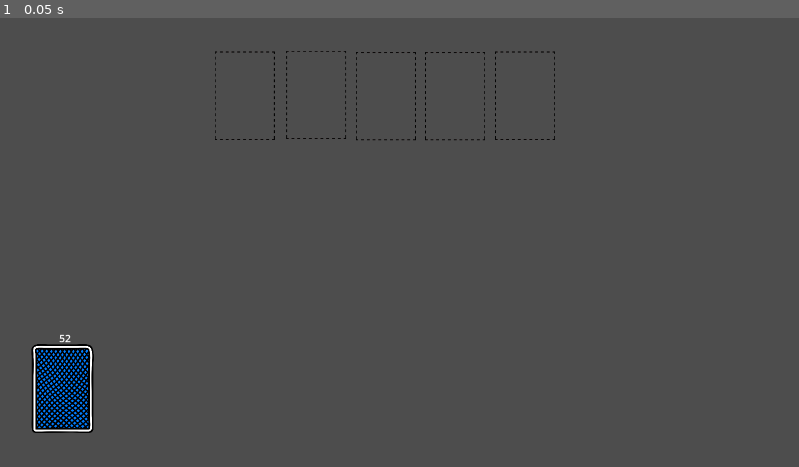
Above: before the commit, frame 1.
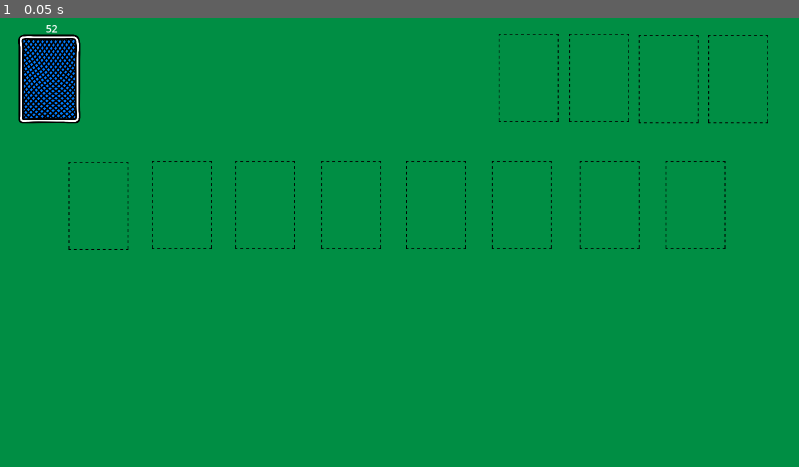
Above: after the commit, the same moment.

Repository: Baqader01/CardGame
Game: Godot game, scene res://Scenes/Main.tscn
Same seed, same stepped clock (60 frames per second), same inputs: the game is played once before the commit and once after it.
Inputs:
- Up to frame 1 (0.05 s): no input

The runs differ from the first frame. In frame 1, 100% of the frame differs, in the area x 0-100%, y 0-100%.

Commit message:
Fixed players hands
can draw up to 8 cards

Update Main.tscn

Fixed slots

Added piles

Diff:
--- a/Scenes/Deck.gd
+++ /dev/null
@@ -1,43 +0,0 @@
-extends Node2D
-
-const CARD_SCENE_PATH = "res://Scenes/Card.tscn"
-const CARD_DRAW_SPEED = 0.2
-
-var player_deck = [
-	#{ "rank": "Ace", "suit": "Hearts" },
-	#{ "rank": "Queen", "suit": "Diamonds" },
-	#{ "rank": "King", "suit": "Spades" }
-]
-
-var card_database_reference
-
-func _ready() -> void:
-	card_database_reference = preload("res://Scripts/CardDatabase.gd")
-
-	# Access the constants via the card_database instance
-	for suit in card_database_reference.SUIT:
-		for rank in card_database_reference.RANK:
-			player_deck.append({"rank": rank, "suit": suit})
-
-	$RichTextLabel.text = str(player_deck.size())
-
-func draw_card():
-	var card_drawn = player_deck[0]
-	var rank = card_drawn["rank"].to_lower()  # e.g. "ace"
-	var suit = card_drawn["suit"].to_lower()  # e.g. "hearts"
-	var card_image = "res://assets/Cards/%s_of_%s.png" % [rank, suit]
-
-	player_deck.erase(card_drawn)
-
-	if player_deck.size() == 0:
-		$Area2D/CollisionShape2D.disabled = true
-		$Sprite2D.visible = false
-		$RichTextLabel.visible =  false
-
-	$RichTextLabel.text = str(player_deck.size())
-	var card_scene = preload(CARD_SCENE_PATH)
-	var new_card = card_scene.instantiate()
-	new_card.get_node("CardImage").texture = load(card_image)
-	$"../CardManager". add_child(new_card)
-	new_card.name = "Card"
-	$"../PlayerHand".add_card_to_hand(new_card, CARD_DRAW_SPEED)
--- a/Scenes/Deck.tscn
+++ b/Scenes/Deck.tscn
@@ -28,5 +28,5 @@
 offset_right = 32.0
 offset_bottom = -97.0
 theme_override_font_sizes/normal_font_size = 25
-text = "2
+text = "
 "
--- a/Scenes/Main.tscn
+++ b/Scenes/Main.tscn
@@ -5,10 +5,17 @@
 [ext_resource type="Script" uid="uid://didubeynwlvdy" path="res://Scripts/PlayerHand.gd" id="4_pbw6q"]
 [ext_resource type="Script" uid="uid://ctyti60qgdh53" path="res://Scripts/Cardslot.gd" id="4_rgh2o"]
 [ext_resource type="PackedScene" uid="uid://cwlb2vkb2y6pu" path="res://Scenes/Deck.tscn" id="5_v1gob"]
-[ext_resource type="Script" uid="uid://c1ky71tcqhon8" path="res://Scenes/Deck.gd" id="6_jw32o"]
+[ext_resource type="Script" uid="uid://c1ky71tcqhon8" path="res://Scripts/Deck.gd" id="6_jw32o"]
 [ext_resource type="Script" uid="uid://ns6cnfxbcgwn" path="res://Scripts/input_manager.gd" id="7_jw32o"]
 
 [node name="Main_tscn" type="Node2D"]
+
+[node name="ColorRect" type="ColorRect" parent="."]
+z_index = -2
+offset_right = 1923.0
+offset_bottom = 1084.0
+mouse_filter = 2
+color = Color(0, 0.556863, 0.266667, 1)
 
 [node name="CardManager" type="Node2D" parent="."]
 script = ExtResource("1_idj7w")
@@ -16,41 +23,78 @@
 [node name="PlayerHand" type="Node2D" parent="."]
 script = ExtResource("4_pbw6q")
 
-[node name="SlotManager" type="Node" parent="."]
+[node name="Foundation" type="Node" parent="."]
 
-[node name="Cardslot" parent="SlotManager" instance=ExtResource("3_kln2b")]
+[node name="Cardslot" parent="Foundation" instance=ExtResource("3_kln2b")]
 light_mask = 3
 visibility_layer = 3
-position = Vector2(1094, 188)
+position = Vector2(1774, 147)
 script = ExtResource("4_rgh2o")
 
-[node name="Cardslot2" parent="SlotManager" instance=ExtResource("3_kln2b")]
+[node name="Cardslot2" parent="Foundation" instance=ExtResource("3_kln2b")]
 light_mask = 3
 visibility_layer = 3
-position = Vector2(927, 188)
+position = Vector2(1607, 147)
 script = ExtResource("4_rgh2o")
 
-[node name="Cardslot3" parent="SlotManager" instance=ExtResource("3_kln2b")]
+[node name="Cardslot3" parent="Foundation" instance=ExtResource("3_kln2b")]
 light_mask = 3
 visibility_layer = 3
-position = Vector2(760, 185)
+position = Vector2(1440, 144)
 script = ExtResource("4_rgh2o")
 
-[node name="Cardslot4" parent="SlotManager" instance=ExtResource("3_kln2b")]
+[node name="Cardslot4" parent="Foundation" instance=ExtResource("3_kln2b")]
 light_mask = 3
 visibility_layer = 3
-position = Vector2(588, 187)
+position = Vector2(1270, 144)
 script = ExtResource("4_rgh2o")
-
-[node name="Cardslot5" parent="SlotManager" instance=ExtResource("3_kln2b")]
-light_mask = 3
-visibility_layer = 3
-position = Vector2(1262, 187)
-script = ExtResource("4_rgh2o")
-
-[node name="Deck" parent="." instance=ExtResource("5_v1gob")]
-position = Vector2(150, 890)
-script = ExtResource("6_jw32o")
 
 [node name="InputManager" type="Node2D" parent="."]
 script = ExtResource("7_jw32o")
+
+[node name="Tableau" type="Node" parent="."]
+
+[node name="Cardslot5" parent="Tableau" instance=ExtResource("3_kln2b")]
+position = Vector2(237, 452)
+script = ExtResource("4_rgh2o")
+slot_type = 1
+
+[node name="Cardslot6" parent="Tableau" instance=ExtResource("3_kln2b")]
+position = Vector2(437, 450)
+script = ExtResource("4_rgh2o")
+slot_type = 1
+
+[node name="Cardslot7" parent="Tableau" instance=ExtResource("3_kln2b")]
+position = Vector2(637, 450)
+script = ExtResource("4_rgh2o")
+slot_type = 1
+
+[node name="Cardslot8" parent="Tableau" instance=ExtResource("3_kln2b")]
+position = Vector2(844, 450)
+script = ExtResource("4_rgh2o")
+slot_type = 1
+
+[node name="Cardslot9" parent="Tableau" instance=ExtResource("3_kln2b")]
+position = Vector2(1048, 450)
+script = ExtResource("4_rgh2o")
+slot_type = 1
+
+[node name="Cardslot10" parent="Tableau" instance=ExtResource("3_kln2b")]
+position = Vector2(1254, 450)
+script = ExtResource("4_rgh2o")
+slot_type = 1
+
+[node name="Cardslot11" parent="Tableau" instance=ExtResource("3_kln2b")]
+position = Vector2(1465, 450)
+script = ExtResource("4_rgh2o")
+slot_type = 1
+
+[node name="Cardslot12" parent="Tableau" instance=ExtResource("3_kln2b")]
+position = Vector2(1671, 450)
+script = ExtResource("4_rgh2o")
+slot_type = 1
+
+[node name="Deck" parent="." instance=ExtResource("5_v1gob")]
+z_index = 1
+position = Vector2(118, 145)
+script = ExtResource("6_jw32o")
--- a/Scripts/Card.gd
+++ b/Scripts/Card.gd
@@ -9,7 +9,6 @@
 func _on_area_2d_mouse_entered() -> void:
 	emit_signal("hovered", self)
 
-
 func _on_area_2d_mouse_exited() -> void:
 	emit_signal("hovered_off", self)
 
--- a/Scripts/CardManager.gd
+++ b/Scripts/CardManager.gd
@@ -33,11 +33,18 @@
 	card_being_dragged.scale = Vector2(0.55, 0.55)
 	var card_slot_found = check_for_card_slot()
 	if card_slot_found and not card_slot_found.card_in_slot:
-			player_hand_reference.remove_card_from_hand(card_being_dragged)
-			#card dropped in empty card slot
-			card_being_dragged.position = card_slot_found.position
-			card_being_dragged.get_node("Area2D/CollisionShape2D").disabled = true
-			card_slot_found.card_in_slot = true
+		if card_slot_found.slot_type == card_slot_found.SlotType.FOUNDATION:
+			# handle foundation drop logic
+			print("Dropped in foundation!")
+		elif card_slot_found.slot_type == card_slot_found.SlotType.TABLEAU:
+			# handle tableau drop logic
+			print("Dropped in tableau!")
+
+		player_hand_reference.remove_card_from_hand(card_being_dragged)
+		#card dropped in empty card slot
+		card_being_dragged.position = card_slot_found.position
+		card_being_dragged.get_node("Area2D/CollisionShape2D").disabled = true
+		card_slot_found.card_in_slot = true
 	else:
 		player_hand_reference.add_card_to_hand(card_being_dragged, DEFAULT_MOVE_SPEED)
 
--- a/Scripts/Cardslot.gd
+++ b/Scripts/Cardslot.gd
@@ -1,3 +1,6 @@
 extends Node2D
 
+enum SlotType { FOUNDATION, TABLEAU }
+
+@export var slot_type := SlotType.FOUNDATION
 var card_in_slot = false
--- /dev/null
+++ b/Scripts/Deck.gd
@@ -0,0 +1,49 @@
+extends Node2D
+
+const CARD_SCENE_PATH = "res://Scenes/Card.tscn"
+const CARD_DRAW_SPEED = 0.2
+const MAX_CARD_COUNT = 3
+
+var card_count = 0
+
+var player_deck = []
+
+var card_database_reference
+
+func _ready() -> void:
+	card_database_reference = preload("res://Scripts/CardDatabase.gd")
+
+	# Access the constants via the card_database instance
+	for suit in card_database_reference.SUIT:
+		for rank in card_database_reference.RANK:
+			player_deck.append({"rank": rank, "suit": suit})
+
+	$RichTextLabel.text = str(player_deck.size())
+
+	$"../PlayerHand".connect("card_count_changed", on_card_count_changed)
+
+func on_card_count_changed(new_count):
+	card_count = new_count
+
+func draw_card():
+	card_count += 1
+	if card_count <= MAX_CARD_COUNT:
+		var card_drawn = player_deck[0]
+		var rank = card_drawn["rank"].to_lower()  # e.g. "ace"
+		var suit = card_drawn["suit"].to_lower()  # e.g. "hearts"
+		var card_image = "res://assets/Cards/%s_of_%s.png" % [rank, suit]
+
+		player_deck.erase(card_drawn)
+
+		if player_deck.size() == 0:
+			$Area2D/CollisionShape2D.disabled = true
+			$Sprite2D.visible = false
+			$RichTextLabel.visible =  false
+
+		$RichTextLabel.text = str(player_deck.size())
+		var card_scene = preload(CARD_SCENE_PATH)
+		var new_card = card_scene.instantiate()
+		new_card.get_node("CardImage").texture = load(card_image)
+		$"../CardManager". add_child(new_card)
+		new_card.name = "Card"
+		$"../PlayerHand".add_card_to_hand(new_card, CARD_DRAW_SPEED)
--- a/Scripts/PlayerHand.gd
+++ b/Scripts/PlayerHand.gd
@@ -1,20 +1,19 @@
 extends Node2D
 
 const CARD_WIDTH = 150
-const  HAND_Y_POSITION = 890
+const  HAND_Y_POSITION = 145
+const  HAND_X_POSITION = 300
 const DEFAULT_MOVE_SPEED = 0.1
 
 var player_hand = []
-var center_screen_x
 
-# Called when the node enters the scene tree for the first time.
-func _ready() -> void:
-	center_screen_x = get_viewport().size.x/2
-
+signal card_count_changed(new_count)
 
 func add_card_to_hand(card, speed):
 	if card not in player_hand:
-		player_hand.insert(0, card)
+		#add card to end of hand
+		player_hand.append(card)
+		emit_signal("card_count_changed", player_hand.size())
 		update_hand_positions(speed)
 	else:
 		animate_card_to_position(card, card.hand_position, DEFAULT_MOVE_SPEED)
@@ -28,9 +27,7 @@
 		animate_card_to_position(card, new_position, speed)
 
 func calculate_card_position(index):
-	var total_width = (player_hand.size() -1) * CARD_WIDTH
-	var x_offset = center_screen_x + index * CARD_WIDTH - total_width / 2
-	return x_offset
+	return HAND_X_POSITION + index * CARD_WIDTH
 
 func animate_card_to_position(card, new_position, speed):
 	var tween = get_tree().create_tween()
@@ -39,4 +36,5 @@
 func remove_card_from_hand(card):
 	if card in player_hand:
 		player_hand.erase(card)
+		emit_signal("card_count_changed", player_hand.size())
 		update_hand_positions(DEFAULT_MOVE_SPEED)
Renamed: Scenes/Deck.gd.uid -> Scripts/Deck.gd.uid
